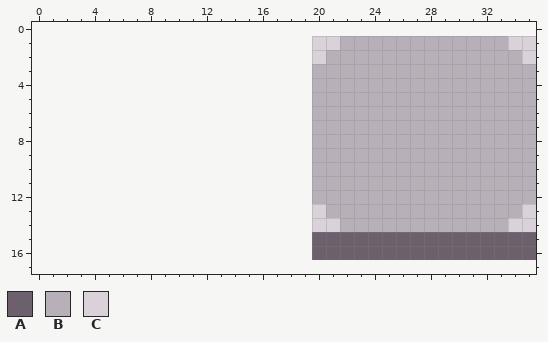
Pixel-art file, stored at Interactables/Table/table.ase. Above, as it was before the edit.
16x16 pixels, 1 frame. The old version is drawn lined up with the new one, on the new canvas.
Palette (. is transparent): A #6d606d  B #b8b0b9  C #d9d3d9
Pixels before, first column x 20:
 1 CCBBBBBBBBBBBBCC
 2 CBBBBBBBBBBBBBBC
 3 BBBBBBBBBBBBBBBB
 4 BBBBBBBBBBBBBBBB
 5 BBBBBBBBBBBBBBBB
 6 BBBBBBBBBBBBBBBB
 7 BBBBBBBBBBBBBBBB
 8 BBBBBBBBBBBBBBBB
 9 BBBBBBBBBBBBBBBB
10 BBBBBBBBBBBBBBBB
11 BBBBBBBBBBBBBBBB
12 BBBBBBBBBBBBBBBB
13 CBBBBBBBBBBBBBBC
14 CCBBBBBBBBBBBBCC
15 AAAAAAAAAAAAAAAA
16 AAAAAAAAAAAAAAAA
After:
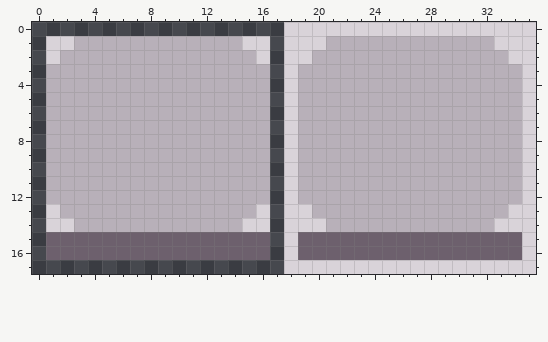
Diff:
canvas 16x16 -> 36x18, the old top-left corner now at 20,1
y 0: x 18..35 .................. -> CCCCCCCCCCCCCCCCCC
y 1: x 1..16 ................ -> CCBBBBBBBBBBBBCC; x 18..19 .. -> CC; x 21 C -> B; x 33 B -> C
y 2: x 1..16 ................ -> CBBBBBBBBBBBBBBC; x 18..20 ..C -> CCB; x 34 B -> C
y 3..12: x 1..16 ................ -> BBBBBBBBBBBBBBBB; x 18..19 .. -> CB; x 35 B -> C
y 13: x 1..16 ................ -> CBBBBBBBBBBBBBBC; x 18..20 ..C -> CCB; x 34 B -> C
y 14: x 1..16 ................ -> CCBBBBBBBBBBBBCC; x 18..19 .. -> CC; x 21 C -> B; x 33 B -> C
y 15..16: x 1..16 ................ -> AAAAAAAAAAAAAAAA; x 18..19 .. -> CA; x 35 A -> C
y 17: x 18..35 .................. -> CCCCCCCCCCCCCCCCCC
Boxes around the changes in both pictures, in picture pixels (x1, y1, x2, y2):
changed: (46, 22, 536, 274)
